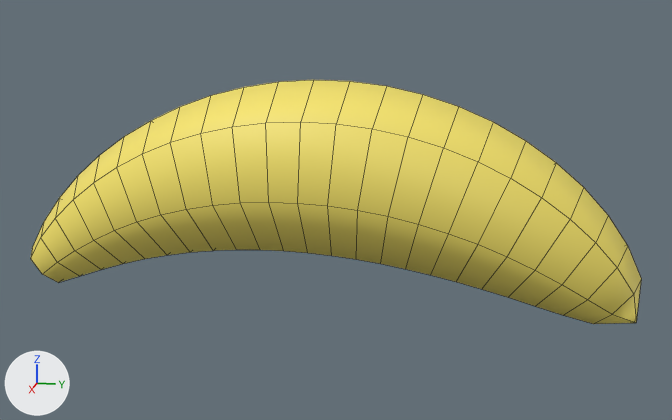
An edit to the FBX model Assets/Resources/Models/Weapons/BananaPeel.fbx, drawn before and after from the same camera.
Rendered twice from a camera (50 mm lens) standing at (0.2489, 0.056, 0.0505) and looking at (-0.0007, 0.006, -0.0119). The lights are fixed; the arrows at lower left show +X, +Y and +Z. The older version comes first. Mesh edges are drawn as thin lines. Where no turn or scale is listed for an object, it has been applied to the vertices. Vertices at exactly the same position are counted once.

Names of what the first picture shows: 'BananaPeel'.
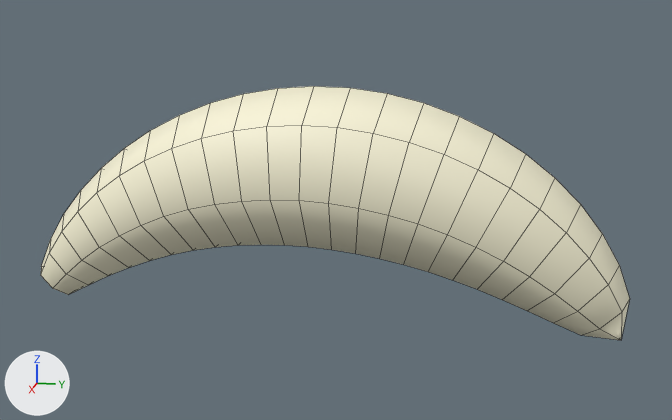
What the commit changed:
Material 'BananaPeelMat' (mat_bananapeelmat) changes colour from yellow #f9e76c to pale yellow #fcf7da; in linear values from (0.95, 0.8, 0.15) to (0.97, 0.93, 0.7).
me_bananapeel is used by ob_bananapeel; location (0.0, 0.0, 0.0).
me_bananapeel had 169 vertices, 162 faces and spanned x -0.02..0.02, y -0.089..0.089, z -0.039..0.024.
me_bananapeel now has 169 vertices, 162 faces and spans x -0.018..0.018, y -0.085..0.087, z -0.044..0.023.
me_bananapeel part 1: 169 of 169 vertices moved; they spanned x -0.02..0.02, y -0.089..0.089, z -0.039..0.024 and now span x -0.018..0.018, y -0.085..0.087, z -0.044..0.023; mean shift (0.0, 0.0, -0.002).

Where the change shows, as pixel boxes [x1, y1, x2, y2] in the pictures (672 x 420 px):
'BananaPeel', recoloured, reshaped
    before: [31, 80, 641, 324]
    after: [41, 86, 630, 340]
